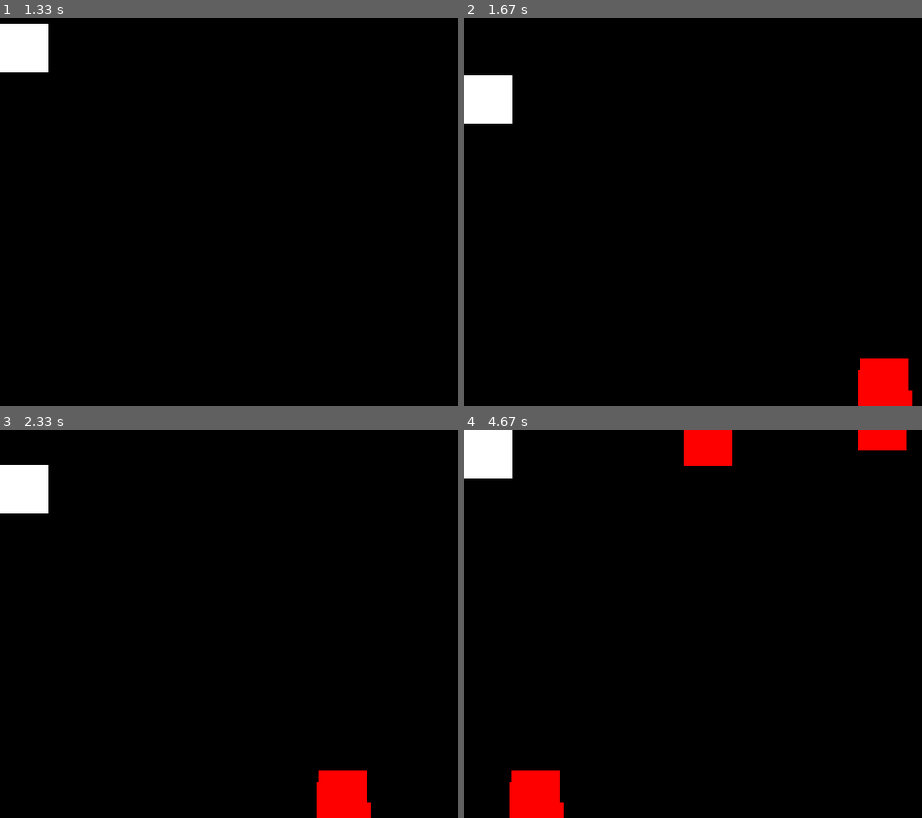
Above: before the commit, frames 1-4 (two rows, left to right).
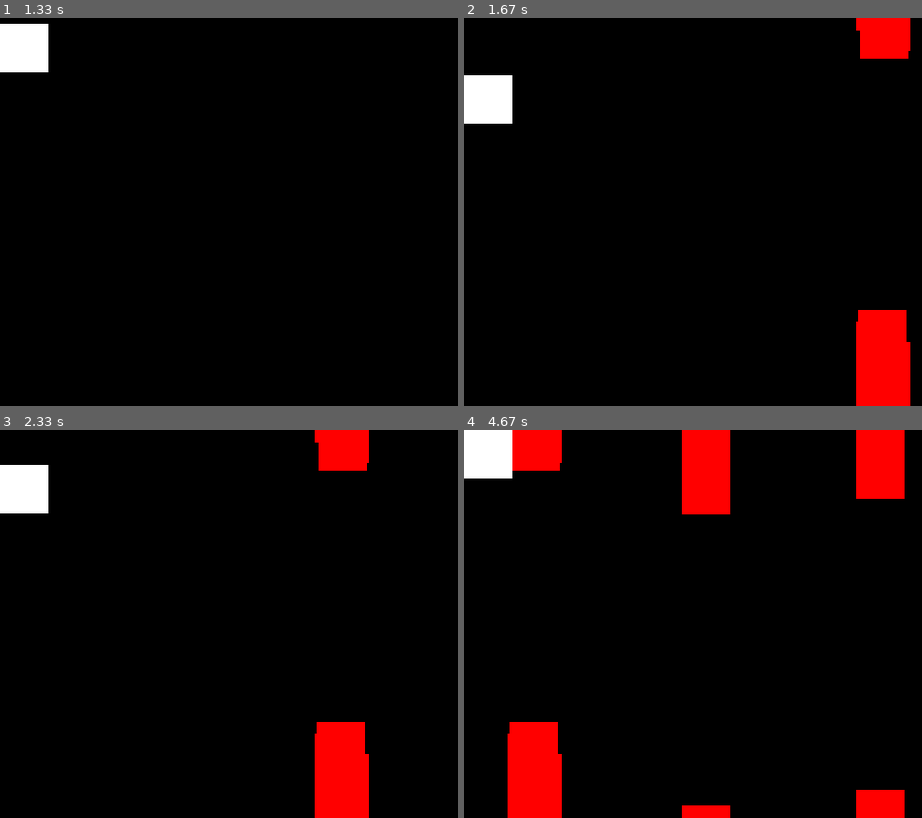
Above: after the commit, the same moments.

Repository: KamilloDev/Flappy-Pygame
Game: pygame game, started from main.py
Two runs of this game, one before a commit and one after it. Both use one fixed random seed, a clock stepped at 60 frames per second and the inputs below.
Inputs:
- Up to frame 1 (1.33 s): tap Space at 0.33, 0.73, 1.03, 1.23 s
- Up to frame 2 (1.67 s): tap Space at 1.57 s
- Up to frame 3 (2.33 s): tap Space at 1.87, 2.07 s
- Up to frame 4 (4.67 s): tap Space at 2.37, 2.63, 2.97, 3.27, 3.4, 3.8, 4.1, 4.47 s

Frame 1 is identical in both runs. In frame 2, 2.7% of the frame differs, in the area x 85-98%, y 0-100%; in frame 3, 2.7%; in frame 4, 6.5%, in the area x 9-97%, y 0-100%.

Commit message:
Added pipe sprites to fix the error with unstable pipes

Diff:
--- a/main.py
+++ b/main.py
@@ -34,11 +34,12 @@
             y = number + 550
             # Draw the pipes
             if event.type == self.obstacle_timer:
-                self.pipes.add(Pipeup(50, 150, y))
-                self.pipes.add(Pipedown(50, 150, number))
+                self.pipes.add(Pipeup(50, 250, y))
+                self.pipes.add(Pipedown(50, 250, number))
 
+            self.pipes.update()
             self.pipes.draw(self.screen)
-            self.pipes.update()
+
 
             self.flappy.draw(self.screen)
             self.flappy.update()
--- a/pipe.py
+++ b/pipe.py
@@ -6,6 +6,7 @@
         pipeup = pygame.Surface([width, height])
         self.image = pipeup
         self.image.fill('red')
+        # I guess it sets the positions too
         self.rect = self.image.get_rect(center = (450, y))
 
     def destroy(self):
@@ -24,9 +25,10 @@
         super().__init__()
         pipedown = pygame.Surface([width, height])
         self.gap = 50
-        self.y = Pipeup
+        self.y = 0
         self.image = pipedown
         self.image.fill('red')
+        # Also sets the pos?
         self.rect = self.image.get_rect(center = (450, number))
 
     def destroy(self):
Binary file added: PipeStyle1.png
Binary file added: pipeup.png
